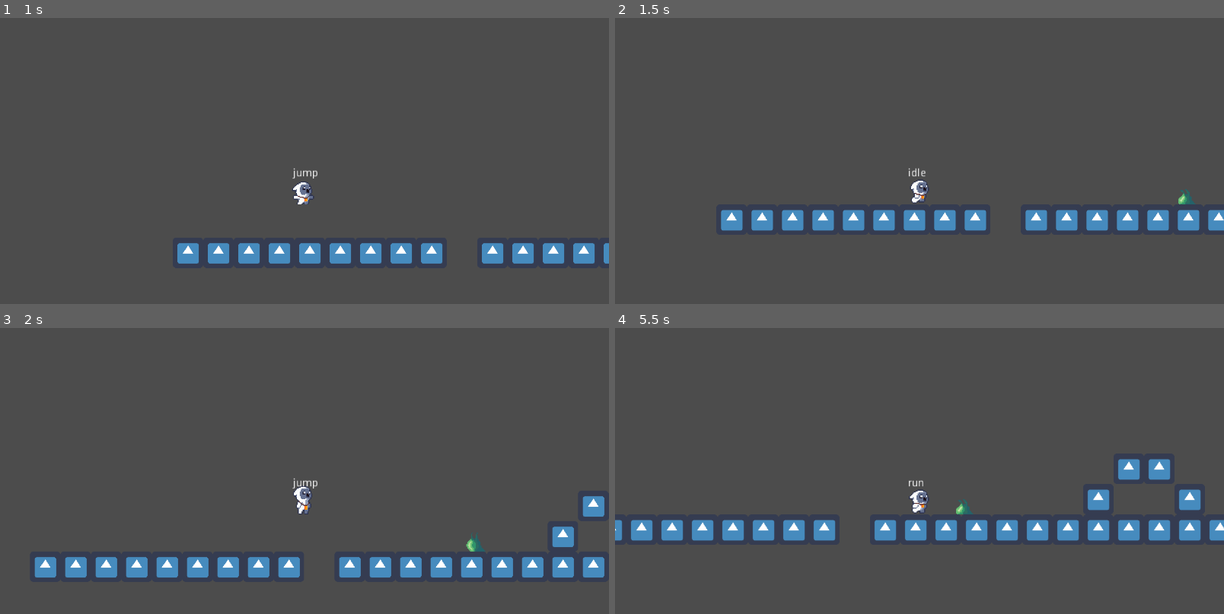
Above: before the commit, frames 1-4 (two rows, left to right).
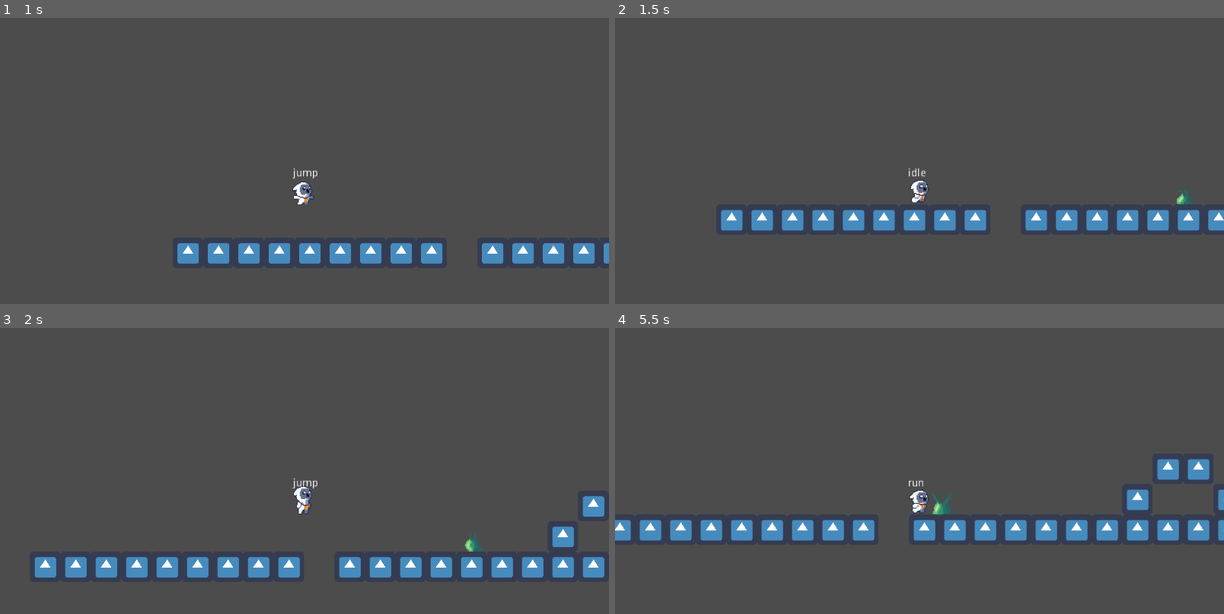
Above: after the commit, the same moments.

Repository: tnp2004/Game2D-ComputerProject
Game: Godot game, scene res://Stages/World.tscn
Same seed, same stepped clock (60 frames per second), same inputs: the game is played once before the commit and once after it. The engine's default icon, where the game draws it, is replaced by a stand-in: a white triangle on a blue panel in a dark square.
Inputs (mouse positions are in pixels of both pictures, inside the frame that each line leads up to):
- Up to frame 1 (1 s): tap Enter at 0.5 s; move the mouse to (438, 172) at 0.52 s; hold Right (ui_right) from 0.53 s (still down); click (438, 172) at 0.6 s; tap Up (ui_up) at 0.77 s
- Up to frame 2 (1.5 s): keep holding Right (ui_right); move the mouse to (797, 206) at 1.27 s; click (797, 206) at 1.35 s
- Up to frame 3 (2 s): keep holding Right (ui_right); tap Up (ui_up) at 1.52 s
- Up to frame 4 (5.5 s): move the mouse to (980, 425) at 2.02 s; release Right (ui_right) at 2.03 s; hold Left (ui_left) 2.03-2.78 s; click (980, 425) at 2.1 s; move the mouse to (889, 568) at 2.77 s; hold Right (ui_right) 2.78-4.28 s; click (889, 568) at 2.85 s; tap Up (ui_up) at 3.02, 3.77, 4.52 s; move the mouse to (1102, 551) at 3.52 s; click (1102, 551) at 3.6 s; move the mouse to (736, 448) at 4.27 s; hold Left (ui_left) 4.28-5.03 s; click (736, 448) at 4.35 s; move the mouse to (949, 499) at 5.02 s; hold Right (ui_right) from 5.03 s (still down); click (949, 499) at 5.1 s

Frame 1 is identical in both runs. In frame 2, less than 0.1% of the frame differs, in the area x 92-96%, y 59-66%; in frame 3, less than 0.1%; in frame 4, 7.2%, in the area x 0-100%, y 45-75%.

Commit message:
Enemies and Player Update
Enemies and Player
- health
- can dead

Diff:
--- a/Characters/Owlet.gd
+++ b/Characters/Owlet.gd
@@ -5,6 +5,9 @@
 const DASH_SMOKE = preload("res://Skills/Owlet/DashSmoke.tscn") #skill 1
 const WIND_CUTTER = preload("res://Skills/Owlet/WindCutter.tscn") #skill 2
 
+export(int) var max_health = 20
+var health = max_health
+var isDead = false
 export(int) var WALKSPEED = 300
 export(int) var JUMPFORCE = 500
 export(int) var GRAVITY = 1400
@@ -34,6 +37,17 @@
 		$AnimatedSprite.flip_h = false # flip character
 		$attackArea.position.x = 0 # set position of attackArea
 
+# health
+func dead():
+	isDead = true
+	FSM.set_state(FSM.states.dead)
+
+func decrease_health(damage):
+	health -= damage
+	if health <= 0:
+		print("dead")
+		dead()
+
 # attack
 var attack_stage = 1
 var time = 0
@@ -54,6 +68,9 @@
 func attack_and_run():
 	if Input.is_action_just_pressed("left_click"):
 		FSM.set_state(FSM.states.attack_run)
+
+func get_hurt():
+	pass
 
 func current_state_label():
 	$currentState.text = $AnimationPlayer.current_animation
@@ -93,7 +110,7 @@
 
 var normal_attack = [2, 3, 4, 5]
 func do_damage(body, damage_arr):
-	body.i_get_attack(random_thing_in_array(damage_arr), most_of_arr(damage_arr), buff_damage)
+	body.spawn_damageIndicator_enemy(random_thing_in_array(damage_arr), most_of_arr(damage_arr), buff_damage)
 
 func useDash_skill():
 	if Input.is_action_just_pressed("skill_1"):
--- a/Characters/Owlet.tscn
+++ b/Characters/Owlet.tscn
@@ -11,6 +11,8 @@
 [ext_resource path="res://Characters-Sprite/2 Owlet_Monster/Owlet_Monster_Push_6.png" type="Texture" id=9]
 [ext_resource path="res://VFX/Owlet-Skills/transform/16_sunburn_spritesheet.png" type="Texture" id=10]
 [ext_resource path="res://Characters-Sprite/2 Owlet_Monster/Owlet_Monster_Hurt_4.png" type="Texture" id=11]
+[ext_resource path="res://Characters-Sprite/2 Owlet_Monster/Owlet_Monster_Death_8.png" type="Texture" id=12]
+[ext_resource path="res://Characters-Sprite/2 Owlet_Monster/Rock2.png" type="Texture" id=13]
 
 [sub_resource type="Animation" id=13]
 length = 0.001
@@ -171,6 +173,48 @@
 "values": [ false, true ]
 }
 
+[sub_resource type="Animation" id=119]
+resource_name = "dead"
+length = 0.8
+tracks/0/type = "value"
+tracks/0/path = NodePath("AnimatedSprite:animation")
+tracks/0/interp = 1
+tracks/0/loop_wrap = true
+tracks/0/imported = false
+tracks/0/enabled = true
+tracks/0/keys = {
+"times": PoolRealArray( 0 ),
+"transitions": PoolRealArray( 1 ),
+"update": 1,
+"values": [ "dead" ]
+}
+tracks/1/type = "value"
+tracks/1/path = NodePath("AnimatedSprite:frame")
+tracks/1/interp = 1
+tracks/1/loop_wrap = true
+tracks/1/imported = false
+tracks/1/enabled = true
+tracks/1/keys = {
+"times": PoolRealArray( 0, 0.1, 0.2, 0.3, 0.4, 0.5, 0.6, 0.7 ),
+"transitions": PoolRealArray( 1, 1, 1, 1, 1, 1, 1, 1 ),
+"update": 1,
+"values": [ 0, 1, 2, 3, 4, 5, 6, 7 ]
+}
+tracks/2/type = "method"
+tracks/2/path = NodePath(".")
+tracks/2/interp = 1
+tracks/2/loop_wrap = true
+tracks/2/imported = false
+tracks/2/enabled = true
+tracks/2/keys = {
+"times": PoolRealArray( 0.8 ),
+"transitions": PoolRealArray( 1 ),
+"values": [ {
+"args": [  ],
+"method": "queue_free"
+} ]
+}
+
 [sub_resource type="Animation" id=1]
 resource_name = "idle"
 length = 0.8
@@ -356,6 +400,42 @@
 [sub_resource type="AtlasTexture" id=40]
 atlas = ExtResource( 8 )
 region = Rect2( 32, 0, 32, 32 )
+
+[sub_resource type="AtlasTexture" id=111]
+atlas = ExtResource( 12 )
+region = Rect2( 0, 0, 32, 32 )
+
+[sub_resource type="AtlasTexture" id=112]
+atlas = ExtResource( 12 )
+region = Rect2( 32, 0, 32, 32 )
+
+[sub_resource type="AtlasTexture" id=113]
+atlas = ExtResource( 12 )
+region = Rect2( 64, 0, 32, 32 )
+
+[sub_resource type="AtlasTexture" id=114]
+atlas = ExtResource( 12 )
+region = Rect2( 96, 0, 32, 32 )
+
+[sub_resource type="AtlasTexture" id=115]
+atlas = ExtResource( 12 )
+region = Rect2( 128, 0, 32, 32 )
+
+[sub_resource type="AtlasTexture" id=116]
+atlas = ExtResource( 12 )
+region = Rect2( 160, 0, 32, 32 )
+
+[sub_resource type="AtlasTexture" id=117]
+atlas = ExtResource( 12 )
+region = Rect2( 192, 0, 32, 32 )
+
+[sub_resource type="AtlasTexture" id=118]
+atlas = ExtResource( 12 )
+region = Rect2( 224, 0, 32, 32 )
+
+[sub_resource type="AtlasTexture" id=120]
+atlas = ExtResource( 13 )
+region = Rect2( 0, 12, 4, 4 )
 
 [sub_resource type="AtlasTexture" id=26]
 atlas = ExtResource( 7 )
@@ -488,6 +568,11 @@
 "frames": [ SubResource( 40 ) ],
 "loop": true,
 "name": "attack_run",
+"speed": 5.0
+}, {
+"frames": [ SubResource( 111 ), SubResource( 112 ), SubResource( 113 ), SubResource( 114 ), SubResource( 115 ), SubResource( 116 ), SubResource( 117 ), SubResource( 118 ), SubResource( 120 ) ],
+"loop": true,
+"name": "dead",
 "speed": 5.0
 }, {
 "frames": [ SubResource( 26 ), SubResource( 27 ), SubResource( 28 ) ],
@@ -841,6 +926,8 @@
 }
 
 [node name="Owlet" type="KinematicBody2D" groups=["player"]]
+collision_layer = 2
+collision_mask = 5
 script = ExtResource( 3 )
 
 [node name="Owlet_FSM" type="Node" parent="."]
@@ -851,6 +938,7 @@
 anims/attack_1 = SubResource( 38 )
 anims/attack_2 = SubResource( 39 )
 anims/attack_run = SubResource( 41 )
+anims/dead = SubResource( 119 )
 anims/idle = SubResource( 1 )
 anims/jump = SubResource( 29 )
 anims/run = SubResource( 14 )
--- a/Characters/Owlet_FSM.gd
+++ b/Characters/Owlet_FSM.gd
@@ -4,6 +4,7 @@
 	_add_state("idle")
 	_add_state("run")
 	_add_state("jump")
+	_add_state("dead")
 	_add_state("attack_1")
 	_add_state("attack_2")
 	_add_state("attack_run")
@@ -15,14 +16,15 @@
 	set_state(states.idle)
 
 func _state_logic(_delta: float) -> void:
-	parent.get_input_direction()
-	parent.useDash_skill()
-	parent.useWindCutter_skill()
-	parent.useTransform_skill()
-	if parent.velocity.length() == 0:
-		parent.attack_combo(_delta)
-	else:
-		parent.attack_and_run()
+	if !parent.isDead:
+		parent.get_input_direction()
+		parent.useDash_skill()
+		parent.useWindCutter_skill()
+		parent.useTransform_skill()
+		if parent.velocity.length() == 0:
+			parent.attack_combo(_delta)
+		else:
+			parent.attack_and_run()
 
 func _get_transition() -> int:
 	match state:
@@ -75,6 +77,8 @@
 			animation_player.play("run")
 		states.jump:
 			animation_player.play("jump")
+		states.dead:
+			animation_player.play("dead")
 		states.attack_1:
 			animation_player.play("attack_1")
 		states.attack_2:
--- a/Enemies/Slime.gd
+++ b/Enemies/Slime.gd
@@ -1,15 +1,28 @@
 extends KinematicBody2D
 
 const INDICATOR_DAMAGE = preload("res://UI/DamageIndicator.tscn")
+onready var FSM = get_node("Slime_FSM")
+
+export(int) var max_health = 20
+var health = max_health
+var isDead = false
 
 var SPEED = 200
 var JUMPFORCE = 100
 const FRICTION = 0.5
 const GRAVITY = 1000
 var velocity = Vector2.ZERO
+var attack_damage = [2, 3, 4]
 
-func i_get_attack(damage, most_damage, buff_damage):
-	spawn_damageIndicator(damage, most_damage, buff_damage)
+# Health
+func dead():
+	isDead = true
+	FSM.set_state(FSM.states.dead)
+
+func decrease_health(damage):
+	health -= damage
+	if health <= 0:
+		dead()
 
 # damage indicator
 func spawn_effect(EFFECT, effect_position = global_position):
@@ -19,13 +32,14 @@
 		effect.global_position = effect_position
 		return effect
 
-func spawn_damageIndicator(damage, most_damage, buff_damage):
+func spawn_damageIndicator_enemy(damage, most_damage, buff_damage):
 	var indicator = spawn_effect(INDICATOR_DAMAGE)
+	var total_damage = damage + buff_damage
+	decrease_health(total_damage)
 	if indicator:
 		if damage == most_damage:
 			indicator.label.add_color_override("font_color", Color(1, 0, 0))
-
-		indicator.label.text = str(damage + buff_damage)
+		indicator.label.text = str(total_damage)
 
 # enemy intelligent
 var isChase = false
@@ -36,6 +50,19 @@
 	for i in get_tree().current_scene.get_children():
 		if i.is_in_group("player"):
 			return i # player node
+
+# attacking
+func random_thing_in_array(arr):
+	var randomResult = randi()%len(arr)
+	return arr[randomResult]
+
+func attacking(body):
+	body.decrease_health(random_thing_in_array(attack_damage))
+
+func _on_AttackArea_body_entered(body):
+	if body.is_in_group("player"):
+		if !body.isDead:
+			attacking(body)
 
 func isFlip():
 	if velocity.x < 0:
@@ -54,8 +81,6 @@
 
 func _physics_process(delta):
 	velocity.y += GRAVITY * delta
-	walk_around()
-	isFlip()
 
 func walk_around():
 	if !isChase:
--- a/Enemies/Slime.tscn
+++ b/Enemies/Slime.tscn
@@ -188,6 +188,18 @@
 "update": 0,
 "values": [ 0 ]
 }
+tracks/2/type = "value"
+tracks/2/path = NodePath("AttackArea/CollisionShape2D:disabled")
+tracks/2/interp = 1
+tracks/2/loop_wrap = true
+tracks/2/imported = false
+tracks/2/enabled = true
+tracks/2/keys = {
+"times": PoolRealArray( 0 ),
+"transitions": PoolRealArray( 1 ),
+"update": 0,
+"values": [ false ]
+}
 
 [sub_resource type="Animation" id=31]
 resource_name = "attack"
@@ -216,10 +228,21 @@
 "update": 1,
 "values": [ 0, 1, 2, 3 ]
 }
+tracks/2/type = "value"
+tracks/2/path = NodePath("AttackArea/CollisionShape2D:disabled")
+tracks/2/interp = 1
+tracks/2/loop_wrap = true
+tracks/2/imported = false
+tracks/2/enabled = true
+tracks/2/keys = {
+"times": PoolRealArray( 0.1, 0.2 ),
+"transitions": PoolRealArray( 1, 1 ),
+"update": 1,
+"values": [ false, true ]
+}
 
 [sub_resource type="Animation" id=29]
 resource_name = "dead"
-length = 0.5
 tracks/0/type = "value"
 tracks/0/path = NodePath("AnimatedSprite:animation")
 tracks/0/interp = 1
@@ -243,6 +266,20 @@
 "transitions": PoolRealArray( 1, 1, 1, 1, 1, 1 ),
 "update": 1,
 "values": [ 0, 1, 2, 3, 4, 5 ]
+}
+tracks/2/type = "method"
+tracks/2/path = NodePath(".")
+tracks/2/interp = 1
+tracks/2/loop_wrap = true
+tracks/2/imported = false
+tracks/2/enabled = true
+tracks/2/keys = {
+"times": PoolRealArray( 1 ),
+"transitions": PoolRealArray( 1 ),
+"values": [ {
+"args": [  ],
+"method": "queue_free"
+} ]
 }
 
 [sub_resource type="Animation" id=30]
@@ -336,7 +373,12 @@
 [sub_resource type="CircleShape2D" id=3]
 radius = 253.284
 
+[sub_resource type="RectangleShape2D" id=41]
+extents = Vector2( 38, 40.5 )
+
 [node name="Slime" type="KinematicBody2D" groups=["enemy"]]
+collision_layer = 4
+collision_mask = 3
 script = ExtResource( 2 )
 
 [node name="Slime_FSM" type="Node" parent="."]
@@ -365,6 +407,12 @@
 [node name="CollisionShape2D" type="CollisionShape2D" parent="Detectplayer"]
 shape = SubResource( 3 )
 
+[node name="AttackArea" type="Area2D" parent="."]
+
+[node name="CollisionShape2D" type="CollisionShape2D" parent="AttackArea"]
+position = Vector2( 0, -2 )
+shape = SubResource( 41 )
+
 [node name="Grounddetecter" type="RayCast2D" parent="."]
 position = Vector2( 36, 0 )
 enabled = true
@@ -379,4 +427,5 @@
 
 [connection signal="body_entered" from="Detectplayer" to="." method="_on_Detectplayer_body_entered"]
 [connection signal="body_exited" from="Detectplayer" to="." method="_on_Detectplayer_body_exited"]
+[connection signal="body_entered" from="AttackArea" to="." method="_on_AttackArea_body_entered"]
 [connection signal="timeout" from="turn_around_timer" to="." method="_on_turn_around_timer_timeout"]
--- a/Enemies/Slime_FSM.gd
+++ b/Enemies/Slime_FSM.gd
@@ -2,7 +2,6 @@
 
 func _init():
 	_add_state("run")
-	_add_state("jump")
 	_add_state("hurt")
 	_add_state("dead")
 	_add_state("attack")
@@ -11,24 +10,39 @@
 	set_state(states.run)
 
 func _state_logic(_delta: float) -> void:
-	if parent.isChase:
-		parent.chase_player()
-	parent.turn_around()
+	if !parent.isDead:
+		if parent.isChase:
+			parent.chase_player()
+		parent.turn_around()
+		parent.walk_around()
+		parent.isFlip()
 
 func _get_transition() -> int:
 	match state:
 		states.run:
-			if parent.velocity.y != 0:
-				return states.jump
+			if !parent.isDead:
+				if parent.velocity.x == 0:
+					return states.attack
+			else:
+				return states.dead
 
-		states.jump:
-			if parent.velocity.x != 0:
+		states.attack:
+			if !animation_player.is_playing():
 				return states.run
+
+		states.hurt:
+			if !animation_player.is_playing():
+				return states.run
+
 	return - 1
 
 func _enter_state(_previous_state: int, _new_state: int) -> void:
 	match _new_state:
 		states.run:
 			animation_player.play("run")
-		states.jump:
-			animation_player.play("jump")
+		states.hurt:
+			animation_player.play("hurt")
+		states.attack:
+			animation_player.play("attack")
+		states.dead:
+			animation_player.play("dead")
--- a/project.godot
+++ b/project.godot
@@ -104,6 +104,13 @@
  ]
 }
 
+[layer_names]
+
+2d_physics/layer_1="world"
+2d_physics/layer_2="player"
+2d_physics/layer_3="enemy"
+2d_physics/layer_4="skill"
+
 [physics]
 
 common/enable_pause_aware_picking=true
Not shown: 1 places in Characters/Owlet.tscn that only renumber resources
Not shown: 1 places in Enemies/Slime.tscn that only renumber resources
